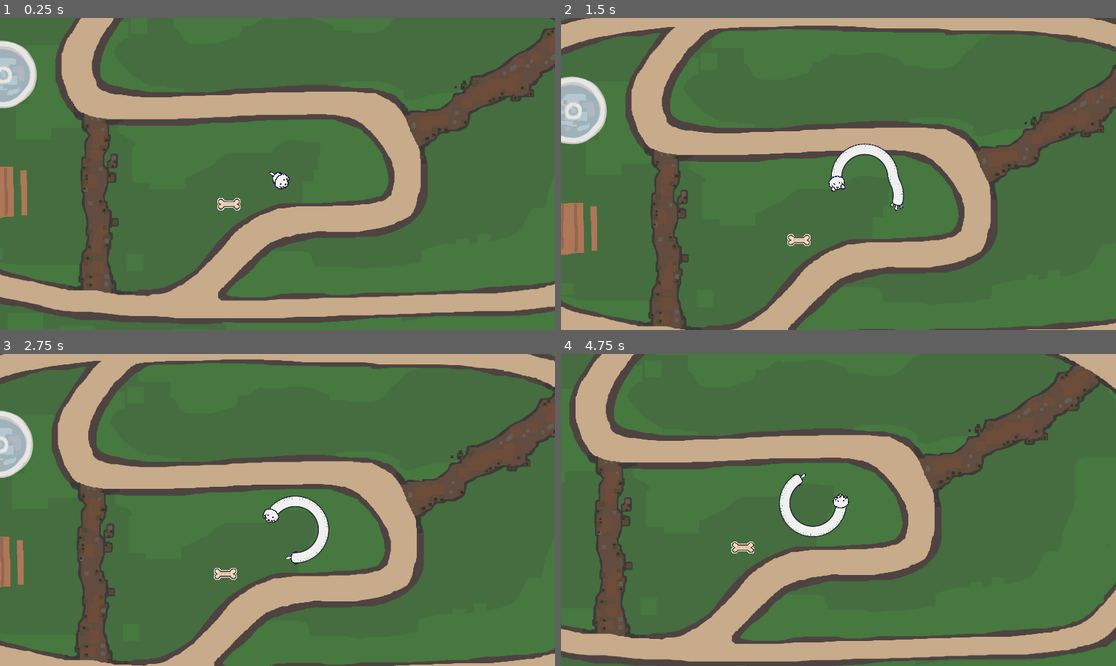
Above: before the commit, frames 1-4 (two rows, left to right).
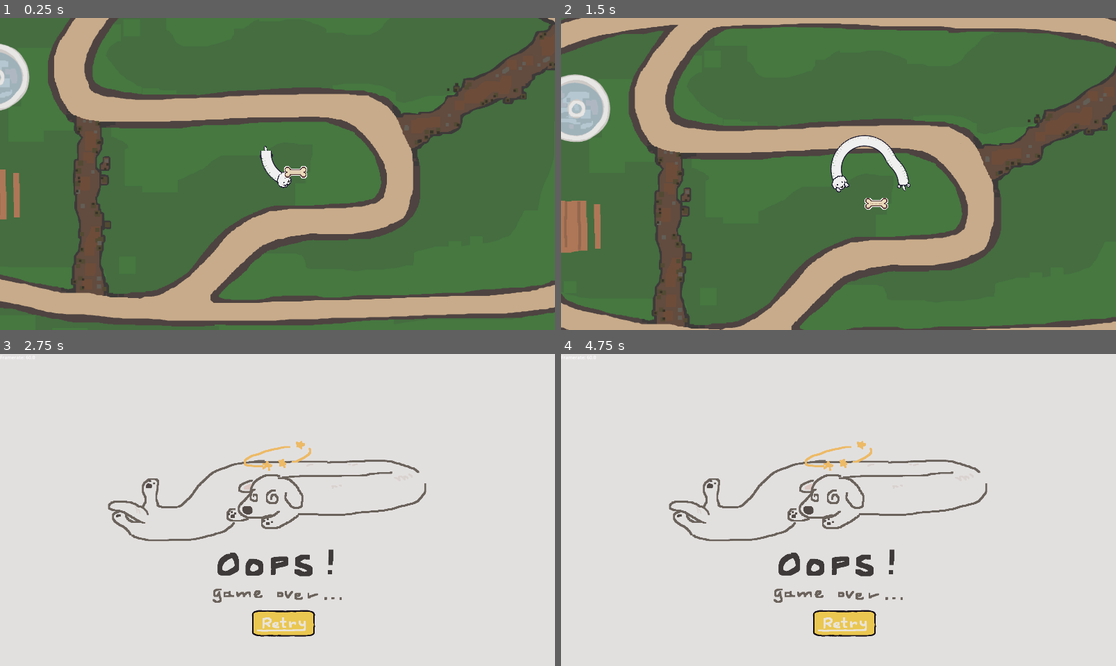
Above: after the commit, the same moments.

Repository: EsasHG/notsnake
Game: Godot game, scene res://Scenes/SceneAgain.tscn
The game is run twice, just before and just after one commit, with the same random seed, the same clock (stepped at 60 frames per second) and the same inputs.
Inputs (mouse positions are in pixels of both pictures, inside the frame that each line leads up to):
- Up to frame 1 (0.25 s): no input
- Up to frame 2 (1.5 s): hold F 0.53-1.28 s; tap Space at 0.77 s; tap F at 1.35 s
- Up to frame 3 (2.75 s): tap Space at 1.52 s; hold F from 2.03 s (still down)
- Up to frame 4 (4.75 s): release F at 2.75 s; click (844, 622) at 2.77 s; click (844, 622) at 3.52 s; click (844, 622) at 4.27 s

The runs differ from the first frame. In frame 1, 14% of the frame differs, in the area x 0-100%, y 0-99%; in frame 2, 10%; in frame 3, 99%; in frame 4, 99%, in the area x 0-100%, y 0-100%.

Commit message:
Added collision with body and started on win condition
- Plus FPS-tracker

Diff:
--- /dev/null
+++ b/Scenes/DogSegment.tscn
@@ -0,0 +1,16 @@
+[gd_scene load_steps=3 format=3 uid="uid://b64vm8vof02aj"]
+
+[ext_resource type="Texture2D" uid="uid://c84i47m2lf0ea" path="res://Assets/Dogs/OutlinedDog/BODY_SEGMENT_C.png" id="1_v3mki"]
+
+[sub_resource type="RectangleShape2D" id="RectangleShape2D_kj1qg"]
+size = Vector2(24, 20)
+
+[node name="DogSegment" type="Area2D" groups=["Dangers"]]
+scale = Vector2(1, 0.25)
+
+[node name="CollisionShape2D" type="CollisionShape2D" parent="."]
+shape = SubResource("RectangleShape2D_kj1qg")
+
+[node name="Sprite2D" type="Sprite2D" parent="."]
+texture_filter = 1
+texture = ExtResource("1_v3mki")
--- a/Scenes/DogToy.tscn
+++ b/Scenes/DogToy.tscn
@@ -1,6 +1,6 @@
 [gd_scene load_steps=3 format=3 uid="uid://ctigc12c0n7it"]
 
-[ext_resource type="Texture2D" uid="uid://bardqifcsvpnh" path="res://Assets/Items/ITEMS_1.png" id="1_em804"]
+[ext_resource type="Texture2D" uid="uid://crn70nucnj654" path="res://Assets/Items/ITEMS_TOY1_BIGGEST_RIKTIG.png" id="1_0u2nx"]
 
 [sub_resource type="RectangleShape2D" id="RectangleShape2D_greaw"]
 size = Vector2(52, 20)
@@ -10,8 +10,7 @@
 [node name="Sprite2D" type="Sprite2D" parent="."]
 z_index = 1
 texture_filter = 1
-texture = ExtResource("1_em804")
-region_enabled = true
+texture = ExtResource("1_0u2nx")
 region_rect = Rect2(70, 10, 52, 19)
 
 [node name="CollisionShape2D" type="CollisionShape2D" parent="."]
--- a/Scenes/PlayerDog.tscn
+++ b/Scenes/PlayerDog.tscn
@@ -76,6 +76,10 @@
 "speed": 10.0
 }]
 
+[sub_resource type="CapsuleShape2D" id="CapsuleShape2D_qqgea"]
+radius = 13.0
+height = 38.0
+
 [sub_resource type="AtlasTexture" id="AtlasTexture_xmaxq"]
 atlas = ExtResource("3_d8esg")
 region = Rect2(23, 0, 23, 21)
@@ -176,7 +180,6 @@
 }]
 
 [node name="PlayerDog" type="Area2D"]
-rotation = 0.320143
 script = ExtResource("5_q7dwm")
 MOVE_SPEED = 300
 
@@ -205,12 +208,20 @@
 position_smoothing_enabled = true
 position_smoothing_speed = 11.86
 
-[node name="Butt" type="Sprite2D" parent="."]
-texture_filter = 1
-position = Vector2(0, -16)
+[node name="Butt" type="Area2D" parent="."]
+position = Vector2(0, -27)
+
+[node name="CollisionShape2D" type="CollisionShape2D" parent="Butt"]
+position = Vector2(0, -5)
+rotation = 1.5708
+shape = SubResource("CapsuleShape2D_qqgea")
+disabled = true
+
+[node name="ButtSprite" type="Sprite2D" parent="Butt"]
+texture_filter = 1
 texture = ExtResource("1_f7yc0")
 
-[node name="Tail2" type="Sprite2D" parent="Butt"]
+[node name="Tail2" type="Sprite2D" parent="Butt/ButtSprite"]
 z_index = -2
 texture_filter = 1
 position = Vector2(0, -11)
@@ -218,7 +229,7 @@
 region_enabled = true
 region_rect = Rect2(7, 3, 6, 14)
 
-[node name="Tail" type="AnimatedSprite2D" parent="Butt"]
+[node name="Tail" type="AnimatedSprite2D" parent="Butt/ButtSprite"]
 visible = false
 z_index = -1
 texture_filter = 1
@@ -227,7 +238,7 @@
 frame = 2
 frame_progress = 0.490707
 
-[node name="Legs_back" type="AnimatedSprite2D" parent="Butt"]
+[node name="Legs_back" type="AnimatedSprite2D" parent="Butt/ButtSprite"]
 z_index = -1
 position = Vector2(0, 13)
 sprite_frames = SubResource("SpriteFrames_d51rk")
--- a/Scenes/SceneAgain.tscn
+++ b/Scenes/SceneAgain.tscn
@@ -1,8 +1,7 @@
-[gd_scene load_steps=13 format=3 uid="uid://2rjb4w7s6uto"]
+[gd_scene load_steps=12 format=3 uid="uid://2rjb4w7s6uto"]
 
 [ext_resource type="PackedScene" uid="uid://bkjd5mneny7c1" path="res://Scenes/PlayerDog.tscn" id="1_qv8ra"]
 [ext_resource type="Texture2D" uid="uid://bmqbm1vvrgv8b" path="res://Assets/Map/mapmaybe_base_BIGGER_2.png" id="2_yclsr"]
-[ext_resource type="PackedScene" uid="uid://c7508ame74p7h" path="res://Scenes/DogBone.tscn" id="9_7fe6i"]
 [ext_resource type="PackedScene" uid="uid://bmdwqot80pmgt" path="res://Scenes/Running_dog.tscn" id="11_77w4f"]
 [ext_resource type="PackedScene" uid="uid://clgtvb1djen1s" path="res://Scenes/bench.tscn" id="13_y4fym"]
 [ext_resource type="PackedScene" uid="uid://cek8fr66labht" path="res://Scenes/fountain.tscn" id="14_518u0"]
@@ -73,34 +72,52 @@
 
 [node name="PickupPoints" type="Node2D" parent="World/PickupSpawner"]
 
-[node name="Node2D" type="Node2D" parent="World/PickupSpawner/PickupPoints"]
+[node name="Node2D11" type="Node2D" parent="World/PickupSpawner/PickupPoints"]
+position = Vector2(62, 43)
+
+[node name="Node2D12" type="Node2D" parent="World/PickupSpawner/PickupPoints"]
+position = Vector2(62, 43)
+
+[node name="Node2D12" type="Node2D" parent="World/PickupSpawner"]
+
+[node name="Node2D" type="Node2D" parent="World/PickupSpawner/Node2D12"]
+visible = false
 position = Vector2(5, 394)
 
-[node name="Node2D2" type="Node2D" parent="World/PickupSpawner/PickupPoints"]
+[node name="Node2D2" type="Node2D" parent="World/PickupSpawner/Node2D12"]
+visible = false
 position = Vector2(-597, -23)
 
-[node name="Node2D3" type="Node2D" parent="World/PickupSpawner/PickupPoints"]
+[node name="Node2D3" type="Node2D" parent="World/PickupSpawner/Node2D12"]
+visible = false
 position = Vector2(691, -395)
 
-[node name="Node2D4" type="Node2D" parent="World/PickupSpawner/PickupPoints"]
+[node name="Node2D4" type="Node2D" parent="World/PickupSpawner/Node2D12"]
+visible = false
 position = Vector2(803, 289)
 
-[node name="Node2D5" type="Node2D" parent="World/PickupSpawner/PickupPoints"]
+[node name="Node2D5" type="Node2D" parent="World/PickupSpawner/Node2D12"]
+visible = false
 position = Vector2(261, -237)
 
-[node name="Node2D6" type="Node2D" parent="World/PickupSpawner/PickupPoints"]
+[node name="Node2D6" type="Node2D" parent="World/PickupSpawner/Node2D12"]
+visible = false
 position = Vector2(-785, -417)
 
-[node name="Node2D7" type="Node2D" parent="World/PickupSpawner/PickupPoints"]
+[node name="Node2D7" type="Node2D" parent="World/PickupSpawner/Node2D12"]
+visible = false
 position = Vector2(-797, 376)
 
-[node name="Node2D8" type="Node2D" parent="World/PickupSpawner/PickupPoints"]
+[node name="Node2D8" type="Node2D" parent="World/PickupSpawner/Node2D12"]
+visible = false
 position = Vector2(808, 216)
 
-[node name="Node2D9" type="Node2D" parent="World/PickupSpawner/PickupPoints"]
+[node name="Node2D9" type="Node2D" parent="World/PickupSpawner/Node2D12"]
+visible = false
 position = Vector2(393, 100)
 
-[node name="Node2D10" type="Node2D" parent="World/PickupSpawner/PickupPoints"]
+[node name="Node2D10" type="Node2D" parent="World/PickupSpawner/Node2D12"]
+visible = false
 position = Vector2(593, -100)
 
 [node name="CanvasLayer" type="CanvasLayer" parent="."]
@@ -115,5 +132,7 @@
 visible = false
 layout_mode = 0
 
-[node name="DogBone" parent="." instance=ExtResource("9_7fe6i")]
-position = Vector2(-95, 116)
+[node name="FPS_Tracker" type="Label" parent="CanvasLayer/Gui"]
+layout_mode = 0
+offset_right = 40.0
+offset_bottom = 23.0
--- a/Scripts/SimplePlayerCharacter.gd
+++ b/Scripts/SimplePlayerCharacter.gd
@@ -5,12 +5,13 @@
 var prevPos = []
 var spritesToAdd = 0
 @onready var sprite = preload("res://Assets/Dogs/OutlinedDog/BODY_SEGMENT_C.png")
+@onready var segment = preload("res://Scenes/DogSegment.tscn")
 @onready var pickupSpawner : PickupSpawner = get_tree().root.find_child("PickupSpawner", true, false)
-@onready var butt : Sprite2D = $Butt
 
 var segmentSprites : Array[Node2D]
 var canAddSprites = true
 var score : int = 0
+var showFps = false
 
 var frameDelay = 1
 var segmentsPerSection = 50
@@ -19,10 +20,11 @@
 func _ready() -> void:
 	$Head.play("default")
 	$Head/Legs.play("default")
-	$Butt/Legs_back.play("default")
-	$Butt/Tail.play("default")
-	segmentSprites.push_back(butt)
+	$Butt/ButtSprite/Legs_back.play("default")
+	$Butt/ButtSprite/Tail.play("default")
+	segmentSprites.push_back($Butt)
 	add_sprite()
+	get_tree().create_timer(1.0).timeout.connect(func(): $Butt/CollisionShape2D.disabled = false)
 
 
 func add_sprite():
@@ -31,6 +33,34 @@
 		canAddSprites = false
 		get_tree().create_timer(1.0).timeout.connect(resetSpriteTimer)
 
+			#if(spritesToAdd > 0):
+		$Head/Legs.pause()
+		for i:int in segmentsPerSection:
+			var s : Sprite2D = Sprite2D.new()
+			s.texture = sprite
+			s.scale.y = 0.25
+			segmentSprites.insert(segmentSprites.size()-1,s) #legger til nest sist.
+			add_child(s)
+			s.position =  $Butt.position
+			spritesToAdd-=1
+		$Head/Legs.play()
+
+func add_segment():
+	if(canAddSprites):
+		spritesToAdd+=segmentsPerSection
+		canAddSprites = false
+		get_tree().create_timer(1.0).timeout.connect(resetSpriteTimer)
+
+			#if(spritesToAdd > 0):
+		$Head/Legs.pause()
+		for i:int in segmentsPerSection:
+			var s  = segment.instantiate()
+			segmentSprites.insert(segmentSprites.size()-1,s) #legger til nest sist.
+			add_child.call_deferred(s)
+			s.position =  $Butt.position
+			spritesToAdd-=1
+		$Head/Legs.play()
+
 
 func resetSpriteTimer():
 	canAddSprites = true
@@ -38,6 +68,11 @@
 
 # Called every frame. 'delta' is the elapsed time since the previous frame.
 func _process(delta: float) -> void:
+
+
+
+
+	print_debug()
 
 	if(!move): return
 
@@ -53,35 +88,58 @@
 		rotate(-delta*ROTATE_SPEED)
 
 
-	if(spritesToAdd > 0):
-		$Head/Legs.pause()
-		var s : Sprite2D = Sprite2D.new()
-		s.texture = sprite
-		s.scale.y = 0.25
-		segmentSprites.insert(segmentSprites.size()-1,s) #legger til nest sist.
-		add_child(s)
-		s.position =  Vector2(0,0)
-		spritesToAdd-=1
-	$Head/Legs.play()
+	if(Input.is_key_pressed(KEY_F)):
+		showFps = true
+		var fps : float = 1/ delta
+		$"../../CanvasLayer/Gui/FPS_Tracker".text = "Framerate: " + var_to_str(fps)
+	else:
+		showFps = false
+		$"../../CanvasLayer/Gui/FPS_Tracker".text = ""
 
-	if(prevPos.size() > frameDelay * (segmentSprites.size())):
-		var i : int = 0
-		for s in segmentSprites:
-			var newPos1 = prevPos[i*frameDelay]
-			var nPos1 : Vector2 = newPos1[0]
-			s.global_position = nPos1
-			s.global_rotation = newPos1[1]
-			i=i+1
+
+
+	var i : int = 0
+	for s in segmentSprites:
+		var newPos1
+		var nPos1 : Vector2
+
+		if(prevPos.size() > i * frameDelay):
+			newPos1 = prevPos[i*frameDelay]
+			nPos1 = newPos1[0]
+		else:
+			newPos1 = prevPos[prevPos.size()-2] #if there's more sprites than we know where to put, use the second to last position
+			nPos1 = newPos1[0]
+		s.global_position = nPos1
+		s.global_rotation = newPos1[1]
+		i+=1
+	if(prevPos.size() > (segmentSprites.size())*frameDelay):
+		prevPos.pop_back()
+	#if(spritesToAdd > 0):
+		#$Head/Legs.pause()
+		#var s : Sprite2D = Sprite2D.new()
+		#s.texture = sprite
+		#s.scale.y = 0.25
+		#segmentSprites.insert(segmentSprites.size()-1,s) #legger til nest sist.
+		#add_child(s)
+		#s.position =  Vector2(0,0)
+		#spritesToAdd-=1
+	#$Head/Legs.play()
+
 
 
 func _on_area_entered(area: Area2D) -> void:
-	if(area.is_in_group("Treats")):
-		score+=1
-		for i : int in segmentsPerSection:
-			add_sprite()
-		pickupSpawner.SpawnPickup()
-		area.queue_free()
-		print_debug("Score: " + var_to_str(score))
+
+	if(area == $Butt):
+		print_debug("You Won!")
+
+	elif(area.is_in_group("Treats")):
+		if(canAddSprites):
+			score+=1
+			for i : int in segmentsPerSection:
+				add_segment()
+			pickupSpawner.SpawnPickup()
+			area.queue_free()
+			print_debug("Score: " + var_to_str(score))
 
 	elif(area.is_in_group("Dangers")):
 		move = false
--- a/Scripts/game_over_screen.gd
+++ b/Scripts/game_over_screen.gd
@@ -28,7 +28,7 @@
 
 func filled():
 	var s = scene.instantiate()
-	get_tree().root.add_child(s)
+	get_tree().root.find_child("World", true, false).add_child(s)
 	retryButtonPressed = false
 	visible = false
 	$RetryButton/TextureProgressBar.value = 0
Not shown, added: Assets/Items/ITEMS_TOY1_BIGGEST.png.import
Not shown, added: Assets/Items/ITEMS_TOY1_BIGGEST_RIKTIG.png.import
Not shown: 1 places in Scenes/PlayerDog.tscn that only renumber resources
